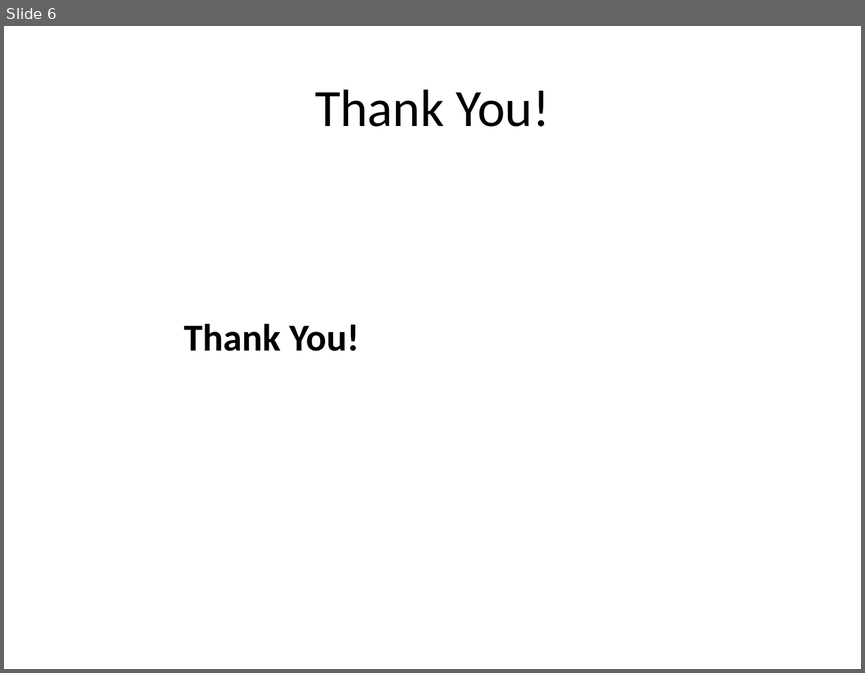
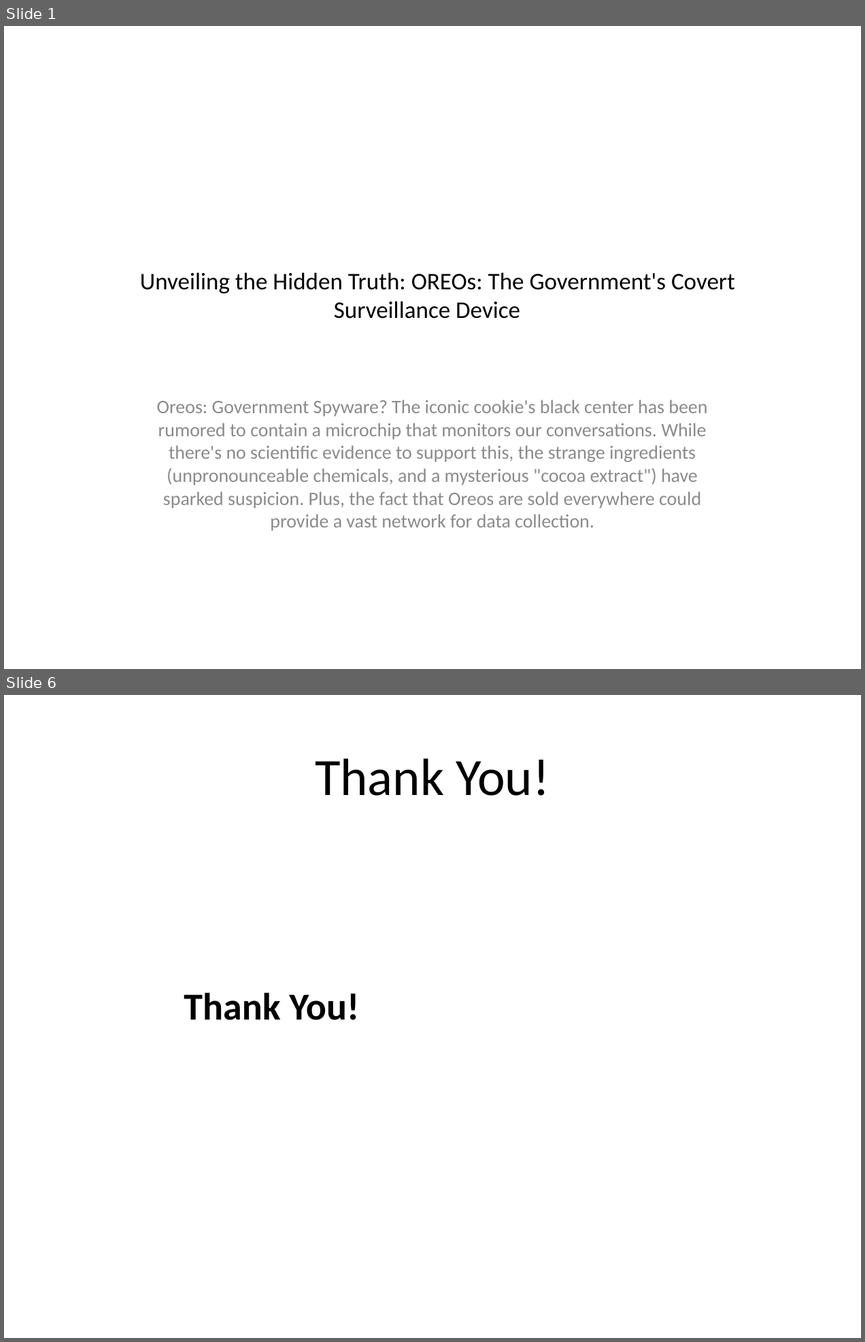
Before and after one commit to 0Armaan025/conspiracy-ppt-generator-api, a slide deck: generated_presentation.pptx. Shown one above the other, each under a label of ours: slide 6 before the commit, slides 1 and 6 after it; the slides between them are not shown. The pictures are 865x673 and 865x1342 pixels, drawn with LibreOffice and Linux fonts; fonts in the diff are those of the drawing. Boxes give left, top, right and bottom in pixels: in the first picture for what was removed or moved away, otherwise in the second. Text is boxed around its words. In the diff, an @@ line names an element or a change of style, - is before the commit and + after.

```diff
--- a/generated_presentation.pptx
+++ b/generated_presentation.pptx
@@ slide 1 added at [4,26,861,669], background #FFFFFF @@
@@ title added at [140,272,735,318], 20 pt, text #000000 @@
+Unveiling the Hidden Truth: OREOs: The Government's Covert Surveillance Device
@@ subtitle added at [157,399,707,531], 16 pt, text #8C8C8C @@
+Oreos: Government Spyware? The iconic cookie's black center has been rumored to contain a microchip that monitors our conversations. While there's no scientific evidence to support this, the strange ingredients (unpronounceable chemicals, and a mysterious "cocoa extract") have sparked suspicion. Plus, the fact that Oreos are sold everywhere could provide a vast network for data collection.
```
Also in this commit, not shown: 1 slide changed, 2 other slides added, 3 slides removed, 3 other files.
